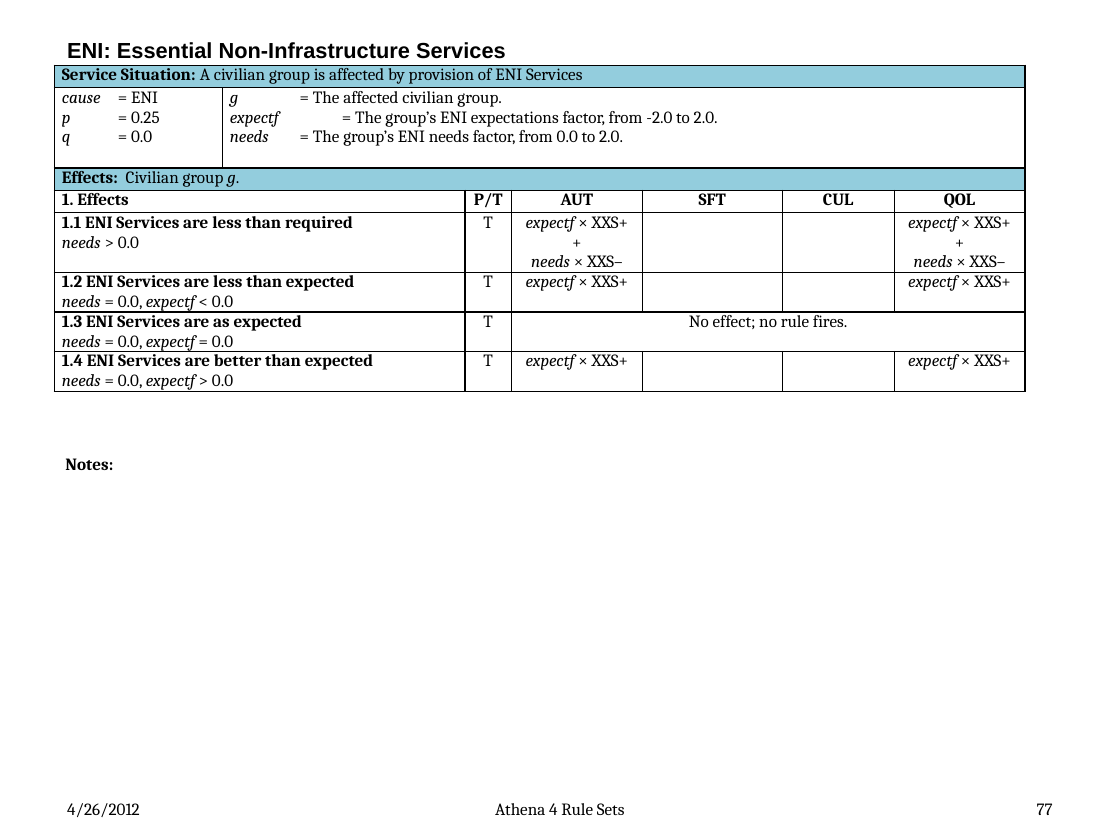
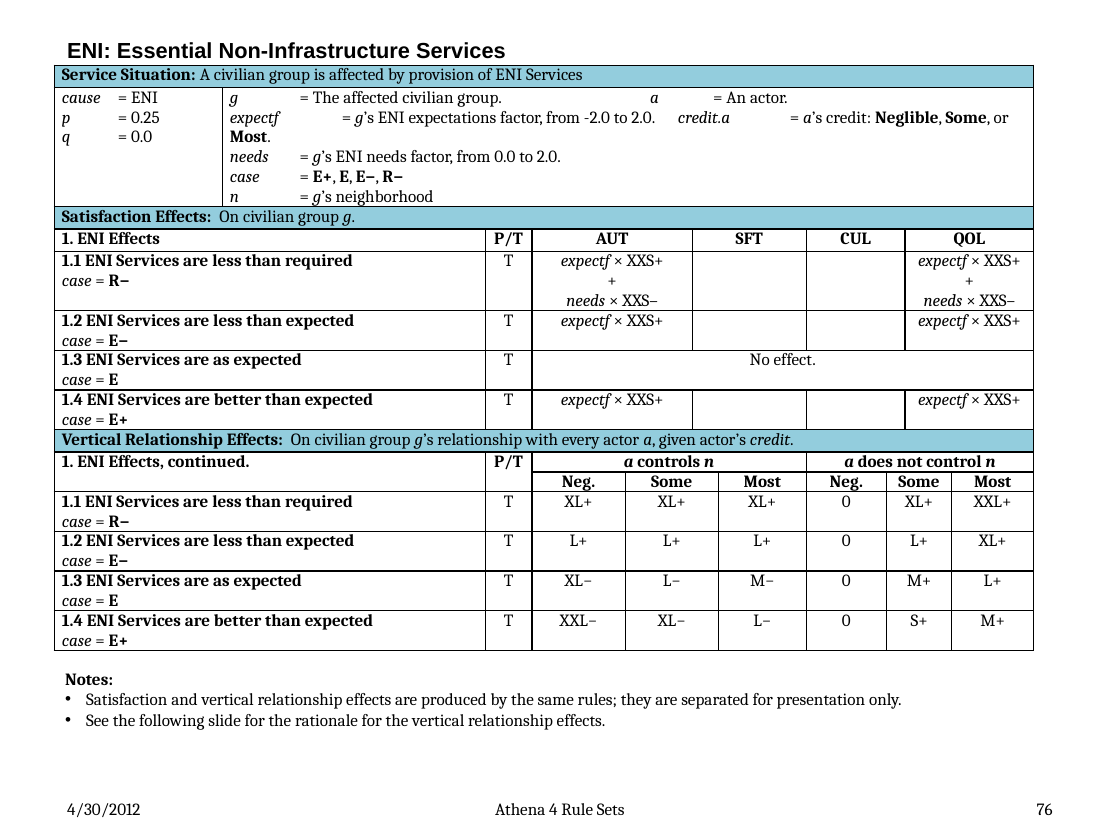
Before and after one commit to AthenaModel/athena-legacy, a slide deck: slide 76 of docs/dev/rules.pptx (slide 77 before the commit). Drawn at 1120x840 pixels with LibreOffice and Linux fonts; fonts in the diff are those of the drawing. Boxes give left, top, right and bottom in pixels: in the first picture for what was removed or moved away, otherwise in the second. Text is boxed around its words. In the diff, an @@ line names an element or a change of style, - is before the commit and + after.

Commit message:
Fixed Bug #{3419}
* Updated the AAG and Rules document per the vertical relationship
  model changes.
* Moved responsibility for determine which groups to run the ENI rules for
  to service_rules.tcl from service.tcl.
* Added a qcredit quality type to determine an actor's level of credit
  (Negligible, Some, or Most).
* Updated the ENI rule set.  The service cases (E+, E, E-, and R-) are
  used for both satisfaction and vrel inputs.

```diff
--- a/docs/dev/rules.pptx
+++ b/docs/dev/rules.pptx
@@ table at (54, 65, 1034, 653) @@
-Service Situation: A civilian group is affected by provision of ENI Services |  |  |  |  |  | 
-cause = ENI / p = 0.25 / q = 0.0 | g = The affected civilian group. / expectf = The group’s ENI expectations factor, from -2.0 to 2.0. / needs = The group’s ENI needs factor, from 0.0 to 2.0. |  |  |  |  | 
-Effects: Civilian group g. |  |  |  |  |  | 
-1. Effects |  | P/T | AUT | SFT | CUL | QOL
-1.1 ENI Services are less than required / needs > 0.0 |  | T | expectf × XXS+ / + / needs × XXS– |  |  | expectf × XXS+ / + / needs × XXS–
-1.2 ENI Services are less than expected / needs = 0.0, expectf < 0.0 |  | T | expectf × XXS+ |  |  | expectf × XXS+
-1.3 ENI Services are as expected / needs = 0.0, expectf = 0.0 |  | T | No effect; no rule fires. |  |  | 
-1.4 ENI Services are better than expected / needs = 0.0, expectf > 0.0 |  | T | expectf × XXS+ |  |  | expectf × XXS+
+Service Situation: A civilian group is affected by provision of ENI Services |  |  |  |  |  |  |  |  |  | 
+cause = ENI / p = 0.25 / q = 0.0 | g = The affected civilian group. a = An actor. / expectf = g’s ENI expectations factor, from -2.0 to 2.0. credit.a = a’s credit: Neglible, Some, or Most. / needs = g’s ENI needs factor, from 0.0 to 2.0. / case = E+, E, E−, R− / n = g’s neighborhood |  |  |  |  |  |  |  |  | 
+Satisfaction Effects: On civilian group g. |  |  |  |  |  |  |  |  |  | 
+1. ENI Effects |  | P/T | AUT |  | SFT |  | CUL |  | QOL | 
+1.1 ENI Services are less than required / case = R− |  | T | expectf × XXS+ / + / needs × XXS– |  |  |  |  |  | expectf × XXS+ / + / needs × XXS– | 
+1.2 ENI Services are less than expected / case = E− |  | T | expectf × XXS+ |  |  |  |  |  | expectf × XXS+ | 
+1.3 ENI Services are as expected / case = E |  | T | No effect. |  |  |  |  |  |  | 
+1.4 ENI Services are better than expected / case = E+ |  | T | expectf × XXS+ |  |  |  |  |  | expectf × XXS+ | 
+Vertical Relationship Effects: On civilian group g’s relationship with every actor a, given actor’s credit. |  |  |  |  |  |  |  |  |  | 
+1. ENI Effects, continued. |  | P/T | a controls n |  |  |  | a does not control n |  |  | 
+ |  |  | Neg. | Some |  | Most | Neg. | Some |  | Most
+1.1 ENI Services are less than required / case = R− |  | T | XL+ | XL+ |  | XL+ | 0 | XL+ |  | XXL+
+1.2 ENI Services are less than expected / case = E− |  | T | L+ | L+ |  | L+ | 0 | L+ |  | XL+
+1.3 ENI Services are as expected / case = E |  | T | XL− | L− |  | M− | 0 | M+ |  | L+
+1.4 ENI Services are better than expected / case = E+ |  | T | XXL− | XL− |  | L− | 0 | S+ |  | M+
@@ table: place and size @@
-table at (54, 65, 1026, 398)
+table at (54, 65, 1034, 653)
@@ text removed at (65, 458, 113, 470) @@
-Notes:
@@ text added at (65, 673, 902, 730), 11 pt, text #000000 @@
+Notes:
+• Satisfaction and vertical relationship effects are produced by the same rules; they are separated for presentation only.
+• See the following slide for the rationale for the vertical relationship effects.
@@ text at (67, 803, 140, 817): text changed @@
-4/26/2012
+4/30/2012
@@ page number at (1037, 803, 1053, 815): text changed @@
-77
+76
```
Also in this commit, not shown: 76 other slides changed, 1 slide added, 1 slide removed, 6 other files.
